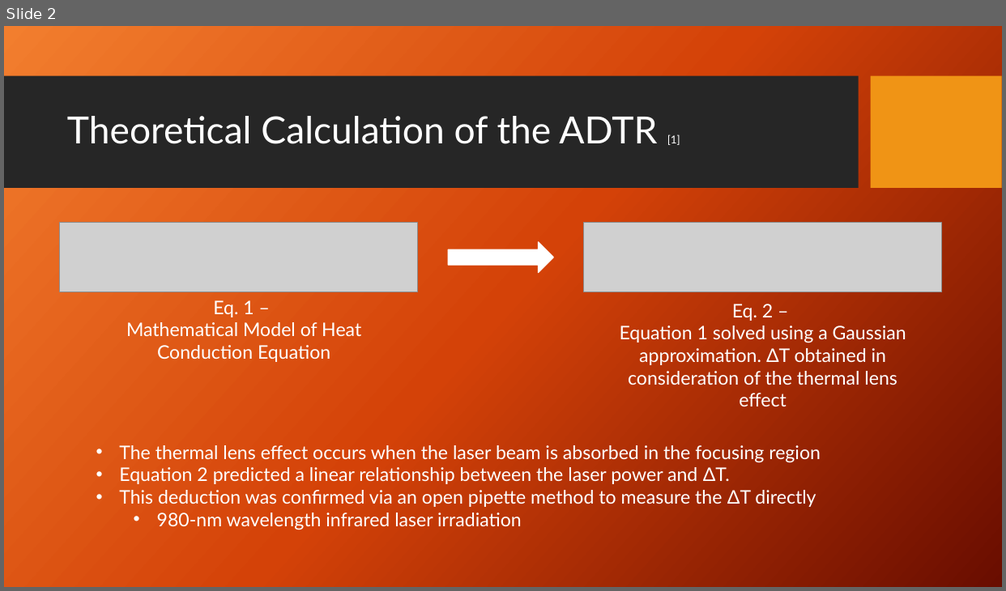
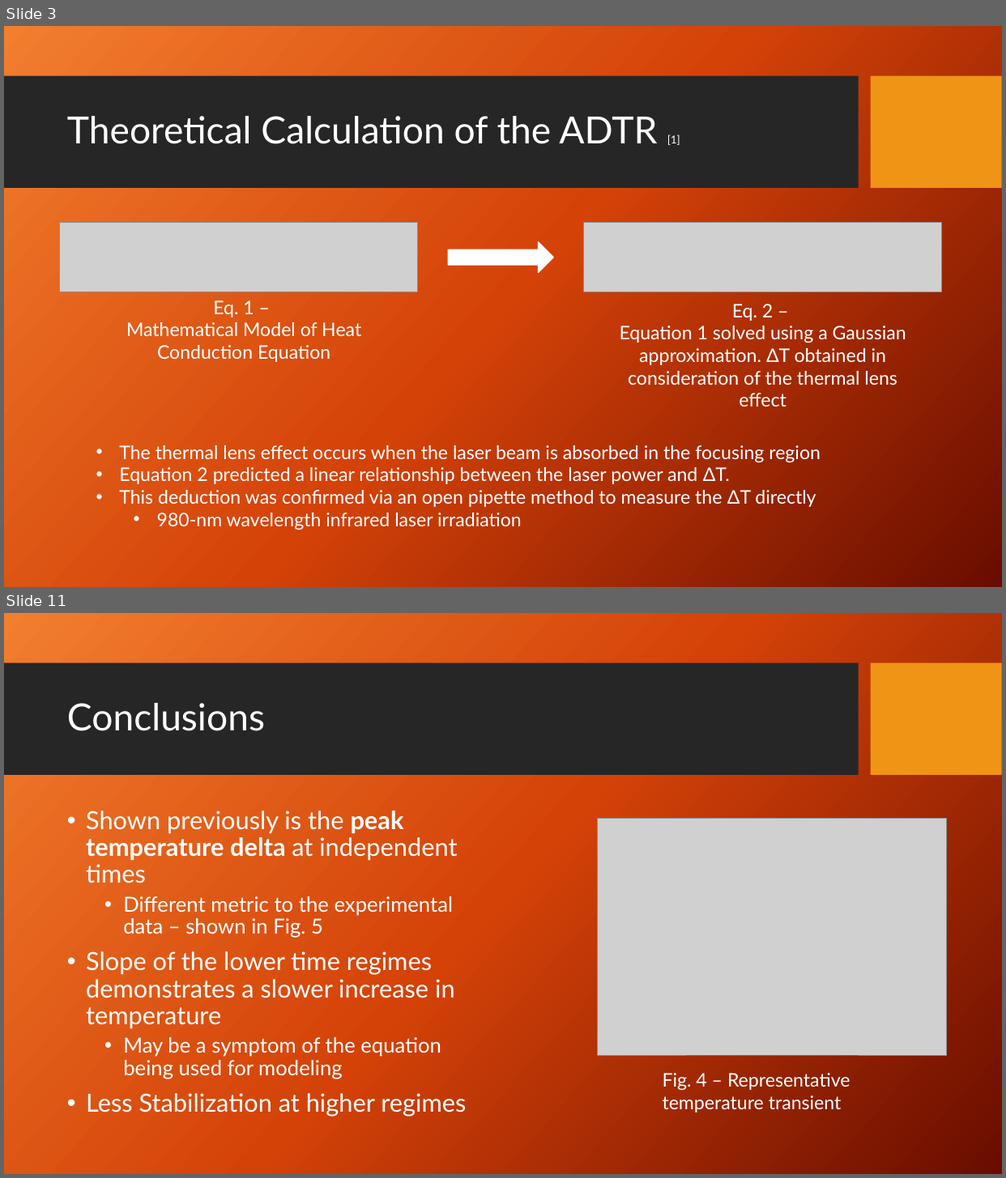
Before and after one commit to dbhatia00/NeuronSimulation, a slide deck: Presentations/Fall Updates/FallUpdate3.pptx. Shown one above the other, each under a label of ours: slide 2 before the commit, slides 3 and 11 after it; the slides between them are not shown. The pictures are 1006x591 and 1006x1178 pixels, drawn with LibreOffice and Linux fonts; fonts in the diff are those of the drawing; grey boxes stand for pictures; background and template pictures are left out. Boxes give left, top, right and bottom in pixels: in the first picture for what was removed or moved away, otherwise in the second. Text is boxed around its words. In the diff, an @@ line names an element or a change of style, - is before the commit and + after.

```diff
--- a/Presentations/Fall Updates/FallUpdate3.pptx
+++ b/Presentations/Fall Updates/FallUpdate3.pptx
@@ slide 11 added at box(4, 613, 1002, 1174), background picture (left out); not listed: 2 template elements that a slide beside it also shows @@
@@ title added at box(67, 703, 265, 731), 36 pt, text #FFFFFF @@
+Conclusions
@@ text added at box(86, 811, 466, 1117), 24 pt, text #FFFFFF @@
+• Shown previously is the peak temperature delta at independent times
+  • Different metric to the experimental data – shown in Fig. 5
+• Slope of the lower time regimes demonstrates a slower increase in temperature
+  • May be a symptom of the equation being used for modeling
+• Less Stabilization at higher regimes
@@ picture added at box(598, 819, 947, 1055) @@
@@ text added at box(663, 1073, 850, 1113), 18 pt, text #FFFFFF @@
+Fig. 4 – Representative temperature transient
@@ what was slide 2 is now slide 3 @@
```
Also in this commit, not shown: 2 slides changed, 7 other slides added, 5 other files.
